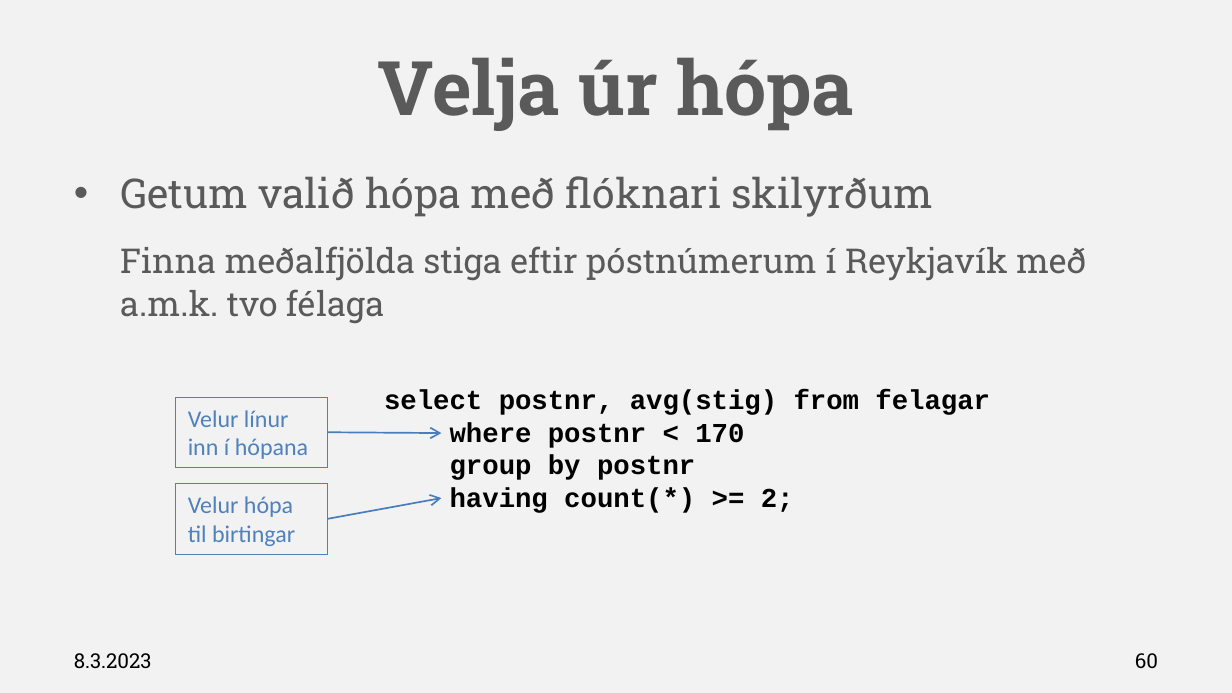
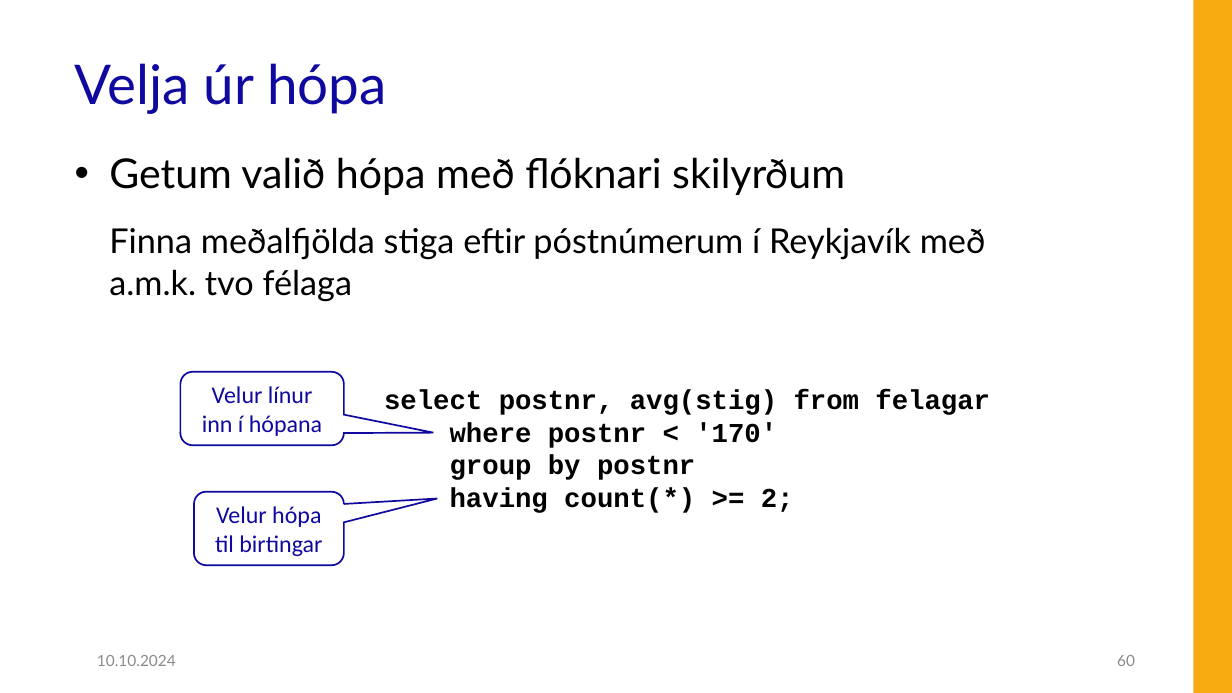
Before and after one commit to Hjalmtyr/SQL1, a slide deck: slide 60 of SQL-I.pptx. Drawn at 1232x693 pixels with LibreOffice and Linux fonts; fonts in the diff are those of the drawing; background and template pictures are left out. Boxes give left, top, right and bottom in pixels: in the first picture for what was removed or moved away, otherwise in the second. Text is boxed around its words. In the diff, an @@ line names an element or a change of style, - is before the commit and + after.

```diff
--- a/SQL-I.pptx
+++ b/SQL-I.pptx
@@ background #F2F2F2 to #FFFFFF @@
@@ rectangle added at [1194, 0, 1232, 693], fill #F8AA11 @@
@@ title "Velja úr hópa": place and size @@
-title "Velja úr hópa" at [377, 57, 855, 131]
+title "Velja úr hópa" at [75, 63, 386, 114]
@@ title "Velja úr hópa" at [75, 63, 386, 114]: size 44 to 32 pt, font Roboto Slab to Lato, text colour #5A5A5A to #10099F, bold off; alignment centre to left; line spacing 1 to 0.9; vertical alignment middle to bottom @@
@@ text "Getum valið hópa með flóknari ...": place and size @@
-text "Getum valið hópa með flóknari ..." at [120, 176, 1087, 323]
+text "Getum valið hópa með flóknari ..." at [109, 157, 986, 302]
@@ text "Getum valið hópa með flóknari ..." at [109, 157, 986, 302]: font Roboto Slab to Lato, text colour #5A5A5A to #000000; indent changed @@
@@ rounded speech box "Velur línur inn í hópana" at [180, 372, 344, 446]: text colour #4F81BD to #10099F; alignment left to centre; vertical alignment top to middle; rectangle to rounded speech box; fill none to #FFFFFF; outline #4F81BD 0.75 pt to #10099F 1 pt @@
@@ rounded speech box "Velur línur inn í hópana": place and size @@
-rounded speech box "Velur línur inn í hópana" at [176, 397, 328, 467]
+rounded speech box "Velur línur inn í hópana" at [180, 372, 344, 446]
@@ arrow removed from (328, 432) to (441, 434) @@
@@ text at [450, 422, 777, 448]: text changed @@
-where postnr < 170
+where postnr < '170'
@@ rounded speech box "Velur hópa til birtingar": place and size @@
-rounded speech box "Velur hópa til birtingar" at [176, 484, 328, 554]
+rounded speech box "Velur hópa til birtingar" at [193, 492, 344, 565]
@@ rounded speech box "Velur hópa til birtingar" at [193, 492, 344, 565]: text colour #4F81BD to #10099F; alignment left to centre; vertical alignment top to middle; rectangle to rounded speech box; fill none to #FFFFFF; outline #4F81BD 0.75 pt to #10099F 1 pt @@
@@ arrow removed from (328, 519) to (441, 498) @@
@@ text at [97, 655, 176, 666]: text changed; size 12 to 9 pt; font Roboto Slab to Lato; text colour #000000 to #8C8C8C @@
-8.3.2023
+10.10.2024
@@ page number: place and size @@
-page number at [1135, 653, 1158, 668]
+page number at [1117, 655, 1135, 666]
@@ page number at [1117, 655, 1135, 666]: size 12 to 9 pt, font Roboto Slab to Lato, text colour #000000 to #8C8C8C @@
```
Also in this commit, not shown: 81 other slides changed, 2 slides added, 2 slides removed, 25 other files.
